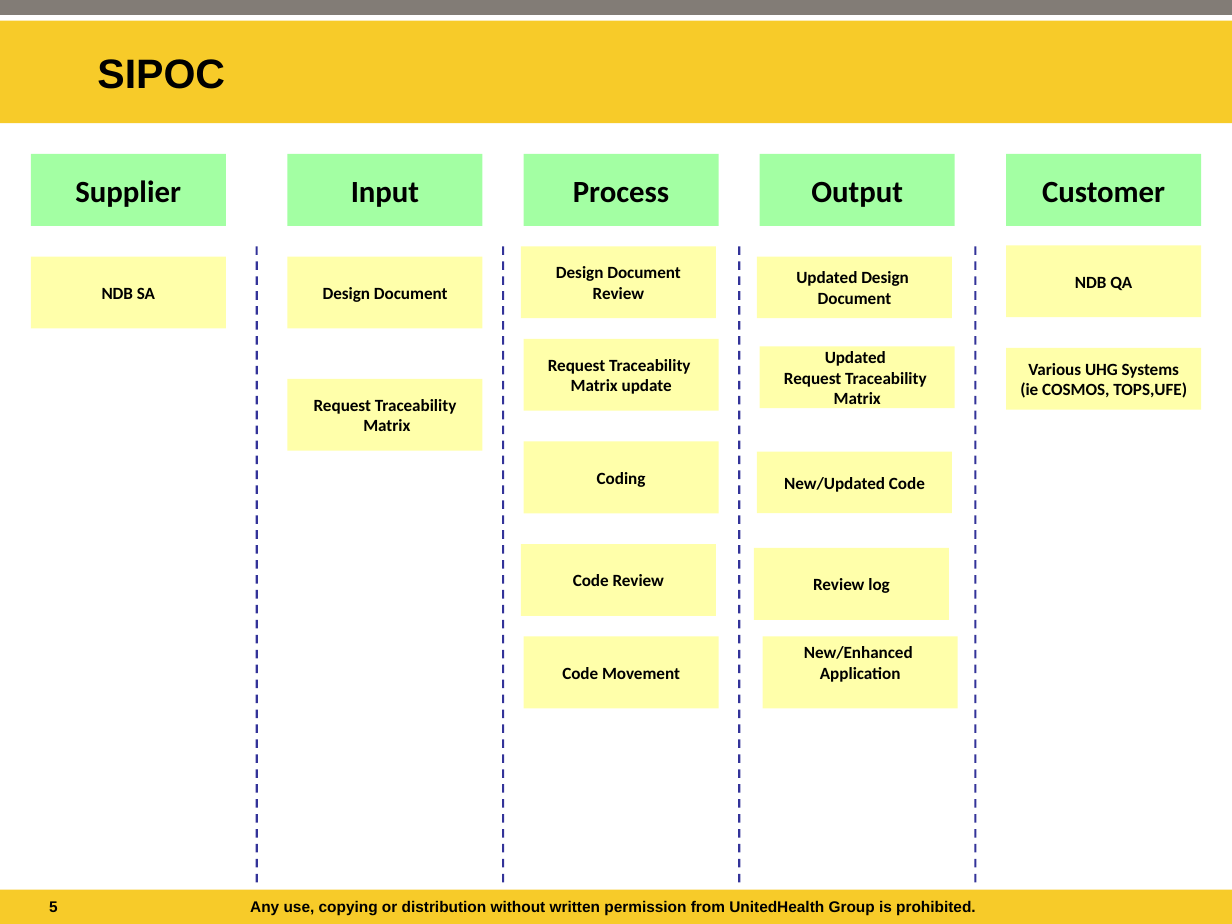
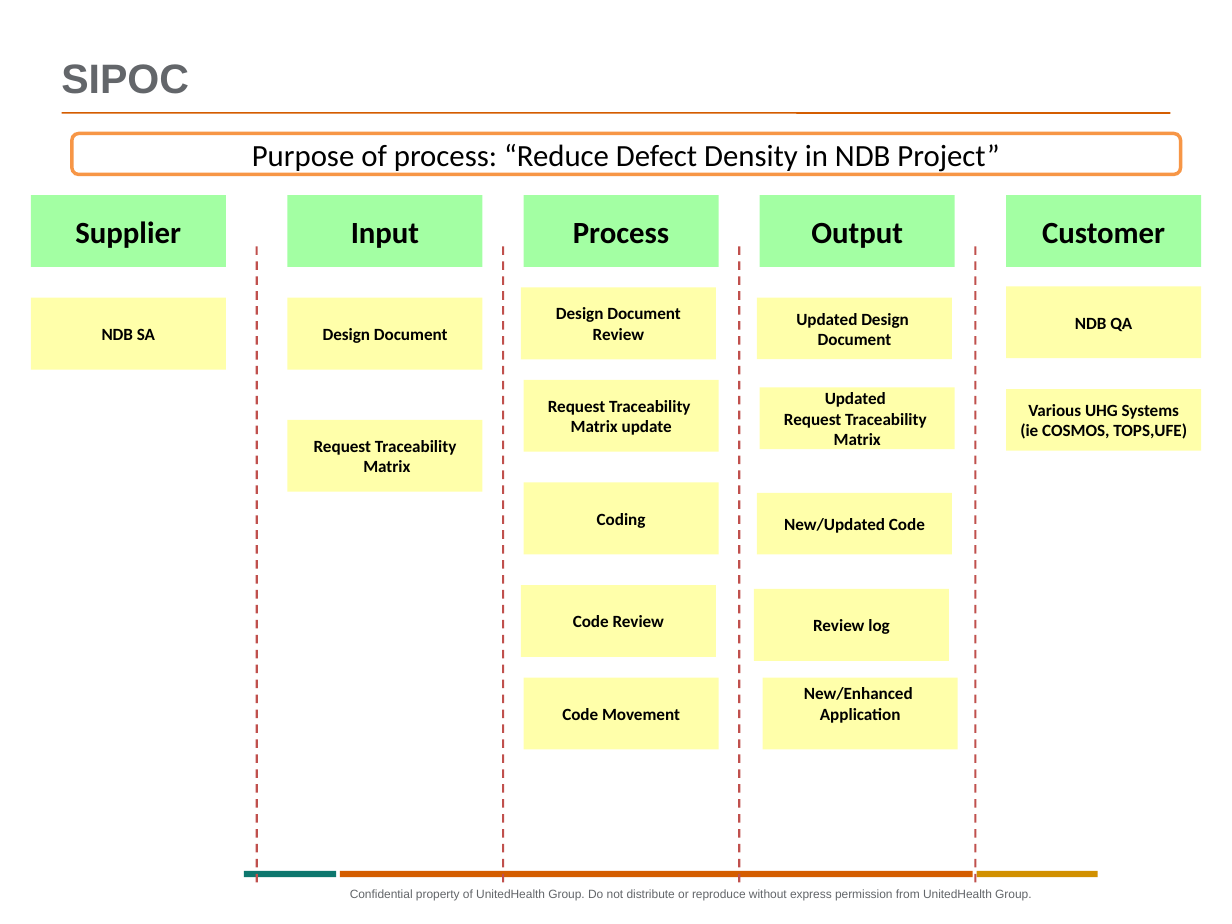
Before and after one commit to tp70227/GBDocs, a slide deck: slide 7 of Final update - DD GB.ppt (slide 5 before the commit). Drawn at 1232x924 pixels with LibreOffice and Linux fonts; fonts in the diff are those of the drawing; background and template pictures are left out. Boxes give left, top, right and bottom in pixels: in the first picture for what was removed or moved away, otherwise in the second. Text is boxed around its words. In the diff, an @@ line names an element or a change of style, - is before the commit and + after.

```diff
--- a/Final update - DD GB.ppt
+++ b/Final update - DD GB.ppt
@@ rectangle removed at (x1=0, y1=21, x2=1232, y2=123) @@
@@ rectangle removed at (x1=0, y1=0, x2=1232, y2=16) @@
@@ title "SIPOC" moved from (x1=97, y1=59, x2=225, y2=89) to (x1=61, y1=64, x2=189, y2=94) @@
@@ title "SIPOC" at (x1=61, y1=64, x2=189, y2=94): text colour #000000 to #63666A; line spacing 1 to 0.9; vertical alignment middle to bottom @@
@@ freeform shape added at (x1=62, y1=113, x2=1170, y2=113), outline #D45D00 0.99 pt @@
@@ rounded rectangle added at (x1=71, y1=133, x2=1180, y2=174), fill #FFFFFF, outline #F79646 2.01 pt, 18 pt, text #000000 @@
+Purpose of process: “Reduce Defect Density in NDB Project”
@@ line (256, 246) - (256, 883): stroke #333399 1.25 pt dashed to #C0504D 1.25 pt dashed @@
@@ line (503, 246) - (503, 883): stroke #333399 1.25 pt dashed to #C0504D 1.25 pt dashed @@
@@ line (739, 246) - (739, 883): stroke #333399 1.25 pt dashed to #C0504D 1.25 pt dashed @@
@@ line (976, 246) - (976, 883): stroke #333399 1.25 pt dashed to #C0504D 1.25 pt dashed @@
@@ 20 rectangles moved together from (x1=31, y1=154, x2=1201, y2=708) to (x1=31, y1=195, x2=1201, y2=749) @@
@@ rectangle removed at (x1=0, y1=890, x2=1232, y2=924) @@
@@ rectangle added at (x1=244, y1=871, x2=336, y2=877), fill #0D776E @@
@@ rectangle added at (x1=340, y1=871, x2=973, y2=877), fill #D45D00 @@
@@ text at (x1=350, y1=889, x2=1031, y2=901): text changed; size 9 to 7 pt; text colour #000000 to #63666A; bold off @@
-Any use, copying or distribution without written permission from UnitedHealth Group is prohibited.
+Confidential property of UnitedHealth Group. Do not distribute or reproduce without express permission from UnitedHealth Group.
@@ rectangle added at (x1=977, y1=871, x2=1098, y2=877), fill #D19000 @@
@@ page number removed at (x1=49, y1=901, x2=58, y2=912) @@
-5
```
Also in this commit, not shown: 11 other slides changed, 11 slides added, 1 slide removed, 4 other files.
